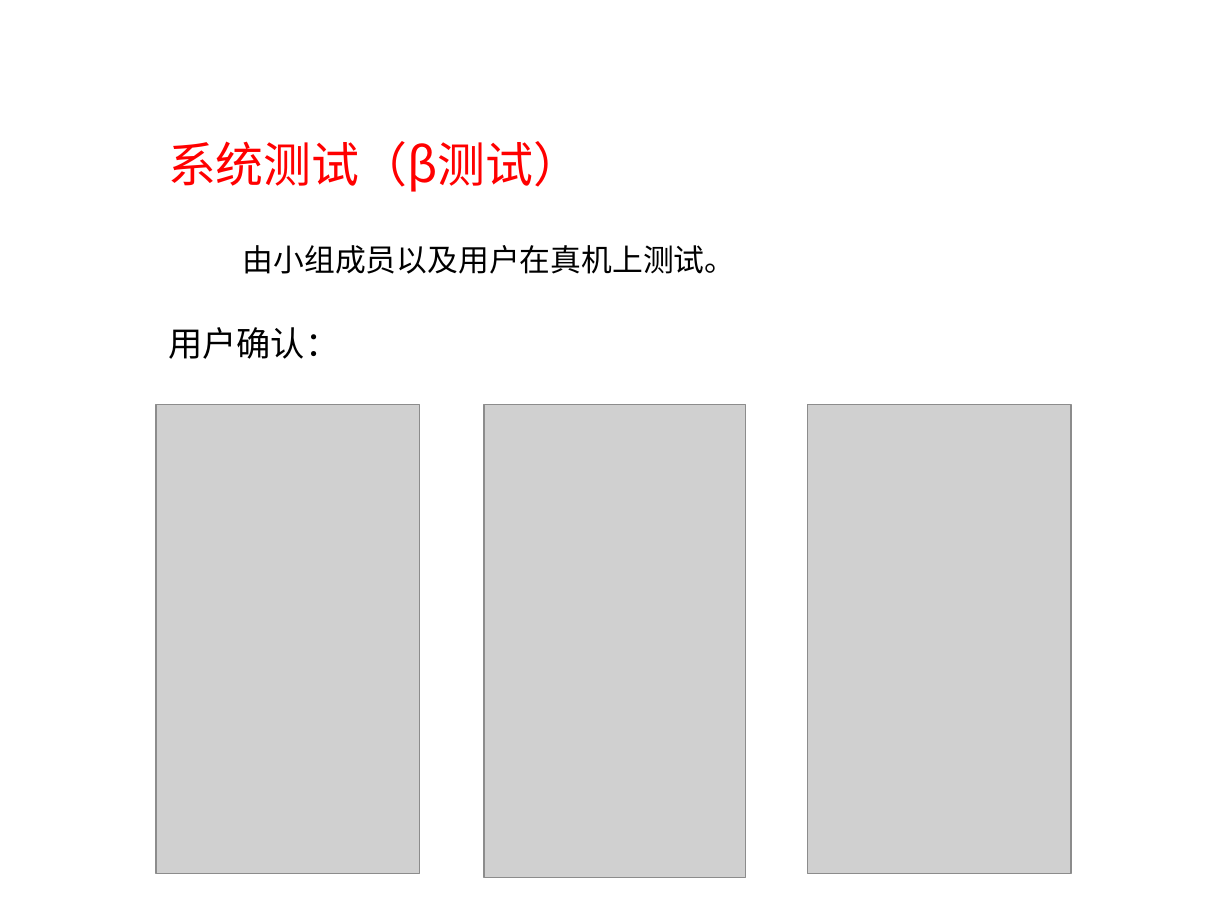
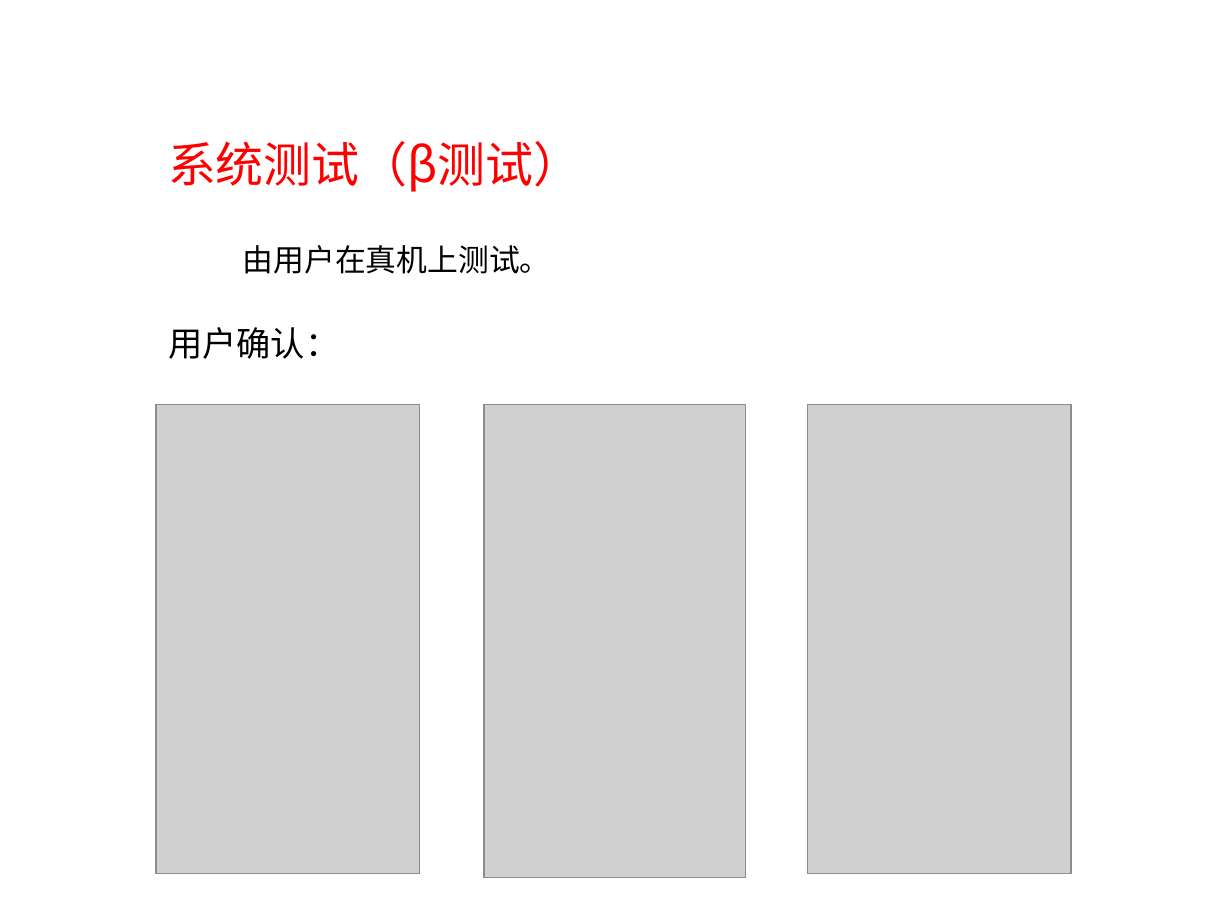
Before and after one commit to SE2018G18/SE2018-G18-Project, a slide deck: slide 35 of SE2018春-G18-项目总结.pptx (slide 33 before the commit). Drawn at 1232x924 pixels with LibreOffice and Linux fonts; fonts in the diff are those of the drawing; grey boxes stand for pictures; background and template pictures are left out. Boxes give left, top, right and bottom in pixels: in the first picture for what was removed or moved away, otherwise in the second. Text is boxed around its words. In the diff, an @@ line names an element or a change of style, - is before the commit and + after.

```diff
--- a/SE2018春-G18-项目总结.pptx
+++ b/SE2018春-G18-项目总结.pptx
@@ text at [243,245,551,274]: text changed @@
-由小组成员以及用户在真机上测试。
+由用户在真机上测试。
```
Also in this commit, not shown: 3 other slides changed, 2 slides added, 7 other files.
